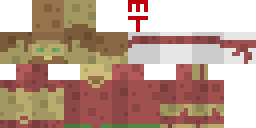
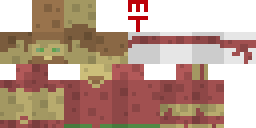
Before/after of a 256 × 128 layered artwork. What changed in the layer stack:
painted on "character.png" over 160, 84, 224, 128
